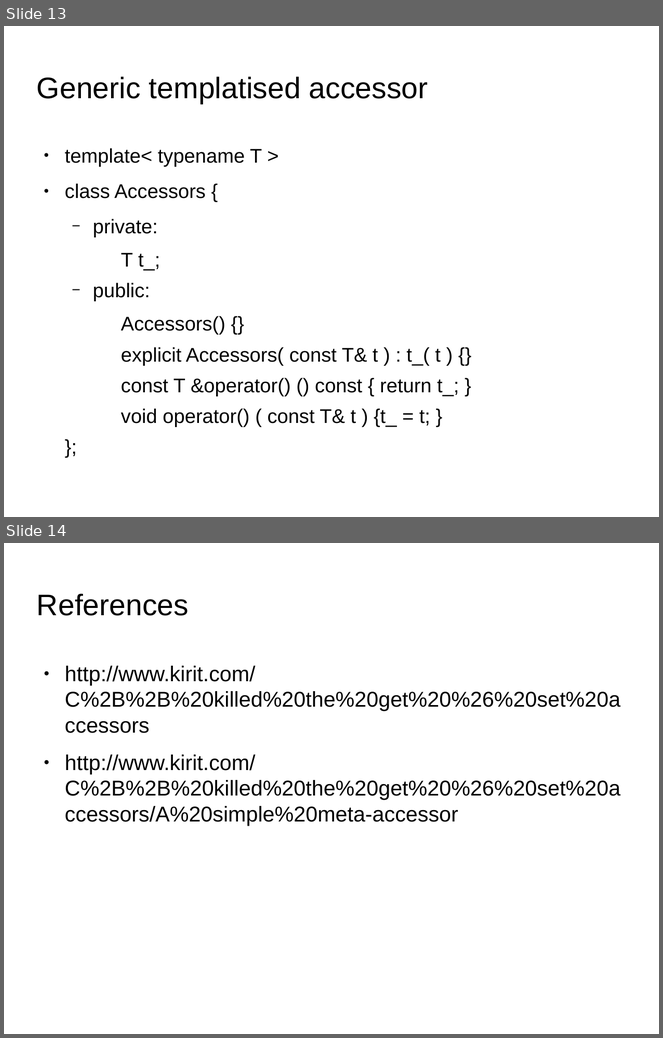
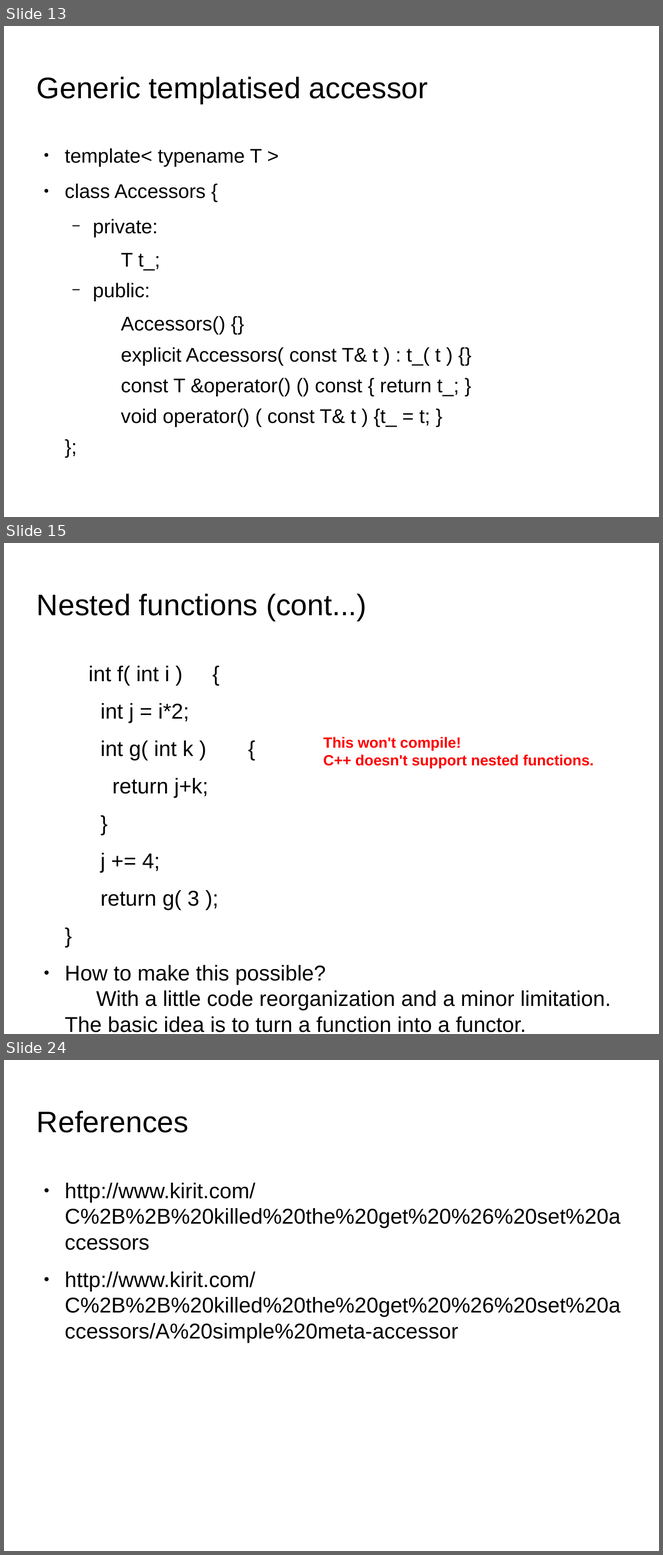
Before and after one commit to kks32/cpp-software-development, a slide deck: Ex15_Functors/Ex15_Functors.odp. Shown one above the other, each under a label of ours: slides 13 and 14 before the commit, slides 13, 15 and 24 after it; the slides between them are not shown. The pictures are 663x1038 and 663x1555 pixels, drawn with LibreOffice and Linux fonts; fonts in the diff are those of the drawing; background and template pictures are left out. Boxes give left, top, right and bottom in pixels: in the first picture for what was removed or moved away, otherwise in the second. Text is boxed around its words. In the diff, an @@ line names an element or a change of style, - is before the commit and + after.

Commit message:
Ex15 functors, std::functions

```diff
--- a/Ex15_Functors/Ex15_Functors.odp
+++ b/Ex15_Functors/Ex15_Functors.odp
@@ slide 15 added at (4,543,659,1034), background picture (left out) @@
@@ title added at (37,593,366,621), 36 pt, text #000000 @@
+Nested functions (cont...)
@@ text added at (65,666,611,1033), 26 pt, text #000000 @@
+int f( int i ) {
+int j = i*2;
+int g( int k ) {
+return j+k;
+}
+j += 4;
+return g( 3 );
+}
+● How to make this possible?
+  With a little code reorganization and a minor limitation. The basic idea is to turn a function into a functor.
@@ text added at (323,737,594,769), 18 pt, text #FF0000, bold @@
+This won't compile!
+C++ doesn't support nested functions.
@@ what was slide 14 is now slide 24 @@
```
Also in this commit, not shown: 9 other slides added, 2 other files.
